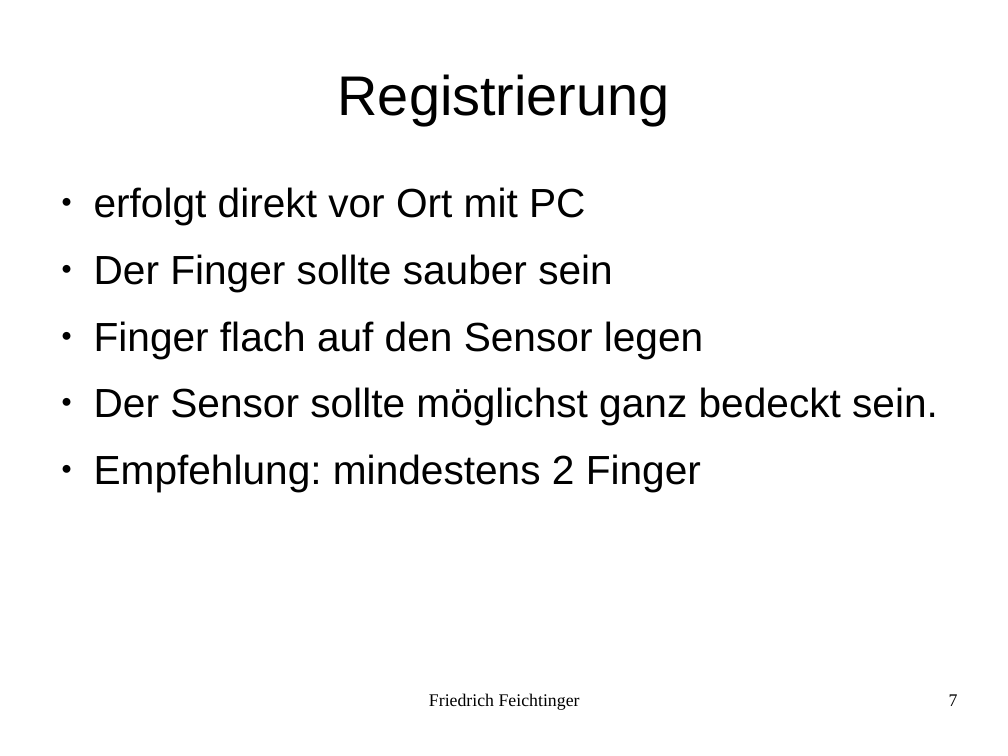
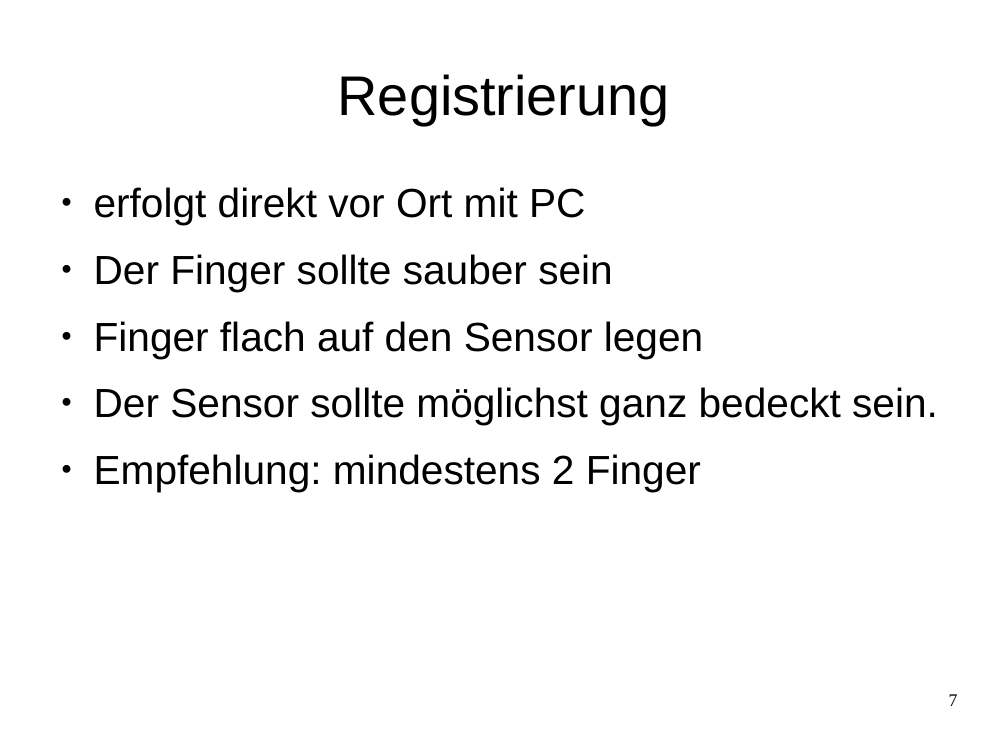
Before and after one commit to feichtinger/LEGACY-fingerprint-doorlock, a slide deck: slide 7 of Zugangssystem.odp. Drawn at 1008x756 pixels with LibreOffice and Linux fonts; fonts in the diff are those of the drawing; background and template pictures are left out. Boxes give left, top, right and bottom in pixels: in the first picture for what was removed or moved away, otherwise in the second. Text is boxed around its words. In the diff, an @@ line names an element or a change of style, - is before the commit and + after.

```diff
--- a/Zugangssystem.odp
+++ b/Zugangssystem.odp
@@ text removed at [429, 693, 580, 710] @@
-Friedrich Feichtinger
```
Also in this commit, not shown: 11 other slides changed, 11 other files.
